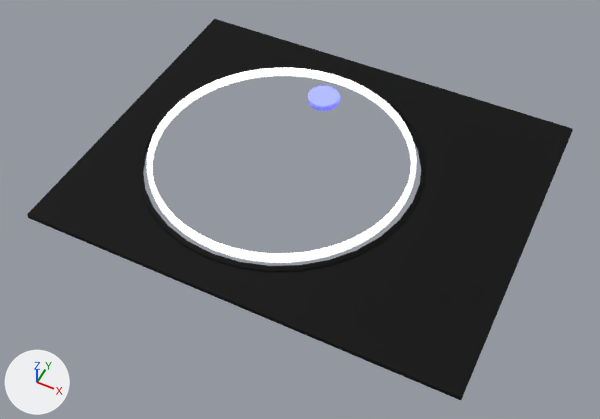
The Blender file Assets/Models/turntable.blend, before and after one commit.
Rendered twice from a 50 mm lens placed at (1.61, -3.0, 3.34), pointed at (0.22, -0.2, -0.15). The axes (+X, +Y, +Z) are drawn at lower left. The lights are the same throughout.

The scene before the commit, as lines of its bpy script (objects in view):
```python
me_circle_004 = bpy.data.meshes.new('Circle.004')
me_circle_004.from_pydata(...)  # a torus around z (ring radius 1.0, tube radius 0.04) spanning x -1.02..1.02, y -1.02..1.02, z -0.04..0.04
me_circle_004.polygons.foreach_set('use_smooth', [True] * 1056)
me_circle_004.materials.append(mat_record)  # white #ffffff
me_cylinder = bpy.data.meshes.new('Cylinder')
me_cylinder.from_pydata(...)  # a 16-sided cylinder along z spanning x -0.1..0.1, y -0.1..0.1, z -0.02..0.02
me_cylinder.materials.append(mat_dot)  # blue #b5c1ff
me_plane = bpy.data.meshes.new('Plane')
me_plane.from_pydata(...)  # 185 vertices, 152 faces; spans x -1.23..1.23, y -1.0..1.0, z -0.03..0.02
me_plane.materials.append(mat_table)  # black #1b1b1b
ob_record = bpy.data.objects.new('Record', me_circle_004)
ob_record.location = (0.0, 0.0, 0.0)
ob_record.scale = (0.75, 0.75, 0.75)
ob_spot = bpy.data.objects.new('Spot', me_cylinder)
ob_spot.location = (0.0, 0.556, 0.0)
_m = ob_spot.modifiers.new('Bevel', 'BEVEL')
_m.width = 0.01
_m.width_pct = 0.01
_m.segments = 3
ob_table = bpy.data.objects.new('Table', me_plane)
ob_table.location = (0.196, 0.006, -0.032)
_m = ob_table.modifiers.new('Bevel', 'BEVEL')
_m.width = 0.01
_m.width_pct = 0.01
_m.segments = 4
_m.offset_type = 'WIDTH'
```
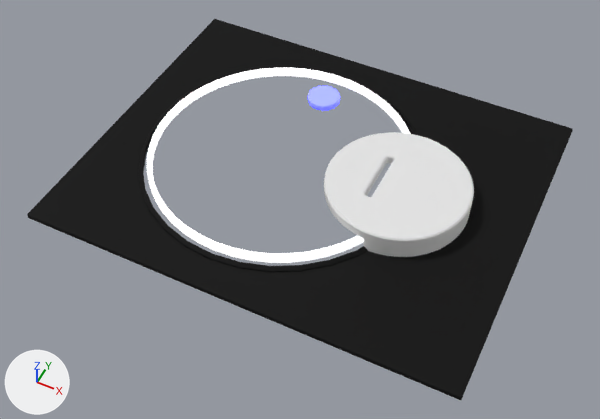
ob_cutter_003 is not drawn itself; it is used by a modifier of ob_start___stop_button.
ob_cutter_005 is not drawn itself; it is used by a modifier of ob_start___stop_button.

Boxes (x1, y1, x2, y2) around the edits, measured in the pictures (600 x 419 px):
'Start / Stop Button', added
    after: (324, 132, 474, 257)

The change, as a list of edits to the scene's bpy script:
```text
Add me_cylinder_004:
    me_cylinder_004.from_pydata(...)  # a 64-sided cylinder along z spanning x -0.4..0.4, y -0.4..0.4, z -0.075..0.075
Add me_cutter_003:
    me_cutter_003.from_pydata(...)  # a 32-sided cylinder along z spanning x -0.81..0.81, y -0.81..0.81, z -0.06..0.06
Add me_cutter_005:
    me_cutter_005.from_pydata(...)  # 56 vertices, 30 faces; spans x -0.161..0.161, y -0.02..0.02, z -0.101..0.101
Add ob_cutter_005:
    ob_cutter_005 = bpy.data.objects.new('Cutter.005', me_cutter_005)
    ob_cutter_005.parent = ob_start___stop_button
    ob_cutter_005.matrix_parent_inverse = Matrix(((1.0, 0.0, 0.0, -0.708), (0.0, 1.0, 0.0, 0.0), (0.0, 0.0, 1.0, -0.0321), (0.0, 0.0, 0.0, 1.0)))
    ob_cutter_005.location = (0.596, 0.0, 0.0112)
    ob_cutter_005.rotation_euler = (0.0, 0.0, 1.571)  # degrees (0, 0, 90)
    ob_cutter_005.visible_camera = False
    ob_cutter_005.visible_diffuse = False
    ob_cutter_005.visible_glossy = False
    ob_cutter_005.visible_transmission = False
    _m = ob_cutter_005.modifiers.new('main_bevel_weld', 'WELD')
    _m.merge_threshold = 0.0001
    ob_cutter_005.hide_render = True
Add ob_start___stop_button:
    ob_start___stop_button = bpy.data.objects.new('Start / Stop Button', me_cylinder_004)
    ob_start___stop_button.location = (0.708, 0.0, 0.032)
    _m = ob_start___stop_button.modifiers.new('Boolean', 'BOOLEAN')
    _m.object = ob_cutter_003
    _m.solver = 'FLOAT'
    _m = ob_start___stop_button.modifiers.new('Boolean.001', 'BOOLEAN')
    _m.object = ob_cutter_005
    _m.solver = 'FLOAT'
    _m = ob_start___stop_button.modifiers.new('Bevel', 'BEVEL')
Add ob_cutter_003:
    ob_cutter_003 = bpy.data.objects.new('Cutter.003', me_cutter_003)
    ob_cutter_003.parent = ob_start___stop_button
    ob_cutter_003.matrix_parent_inverse = Matrix(((1.0, 0.0, 0.0, -0.708), (0.0, 1.0, 0.0, 0.0), (0.0, 0.0, 1.0, -0.0321), (0.0, 0.0, 0.0, 1.0)))
    ob_cutter_003.location = (-0.0184, 0.00385, -0.000586)
    ob_cutter_003.rotation_euler = (0.0, 3.142, 0.0)  # degrees (0, 180, 0)
    ob_cutter_003.scale = (1.0, 1.0, 0.746)
    ob_cutter_003.visible_camera = False
    ob_cutter_003.visible_diffuse = False
    ob_cutter_003.visible_glossy = False
    ob_cutter_003.visible_transmission = False
    ob_cutter_003.hide_render = True
```
